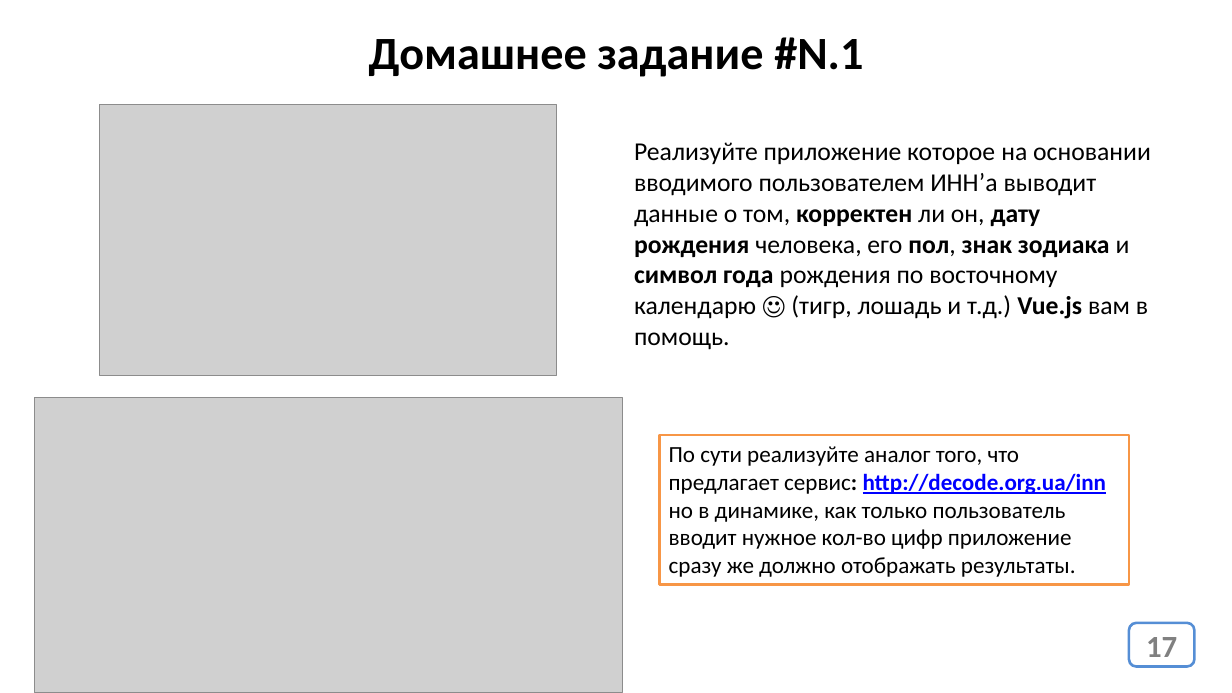
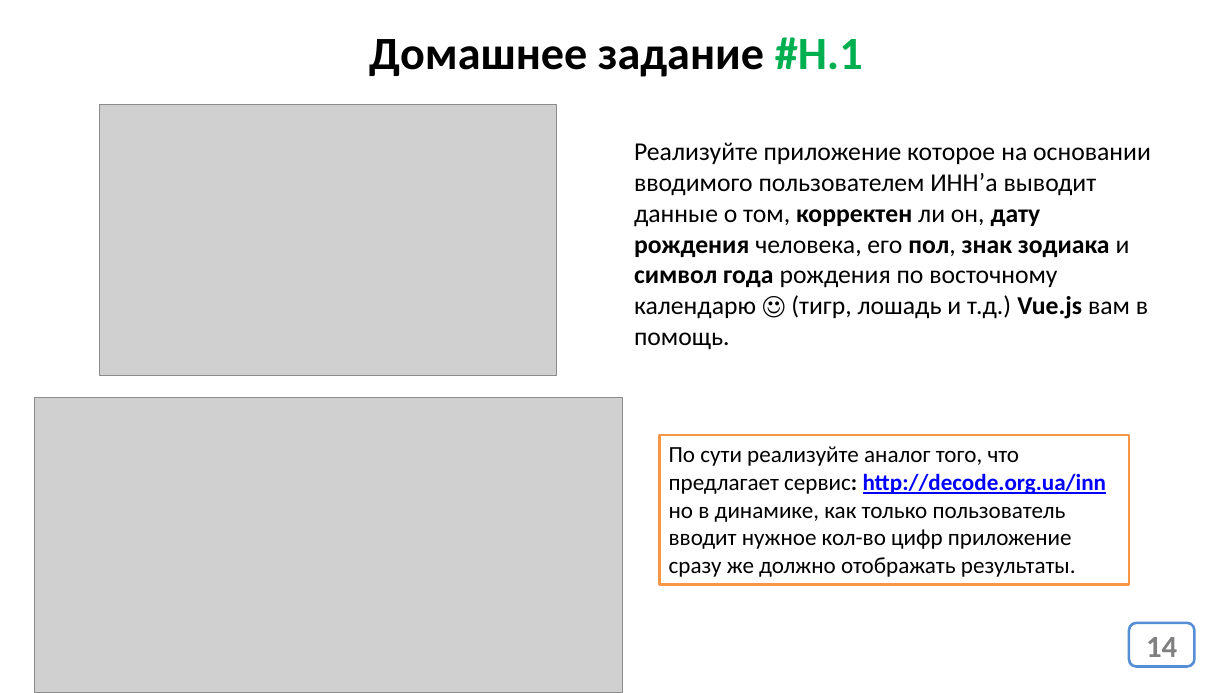
Before and after one commit to js-14-ort-dnipro/lesson08, a slide deck: slide 14 of lesson08.pptx (slide 17 before the commit). Drawn at 1232x693 pixels with LibreOffice and Linux fonts; fonts in the diff are those of the drawing; grey boxes stand for pictures. Boxes give left, top, right and bottom in pixels: in the first picture for what was removed or moved away, otherwise in the second. Text is boxed around its words. In the diff, an @@ line names an element or a change of style, - is before the commit and + after.

```diff
--- a/lesson08.pptx
+++ b/lesson08.pptx
@@ text at (369, 37, 863, 77): text changed @@
-Домашнее задание #N.1
+Домашнее задание #H.1
@@ page number at (1146, 637, 1177, 657): text changed @@
-17
+14
```
Also in this commit, not shown: 3 other slides changed, 1 slide added, 4 slides removed, 1 other file.
